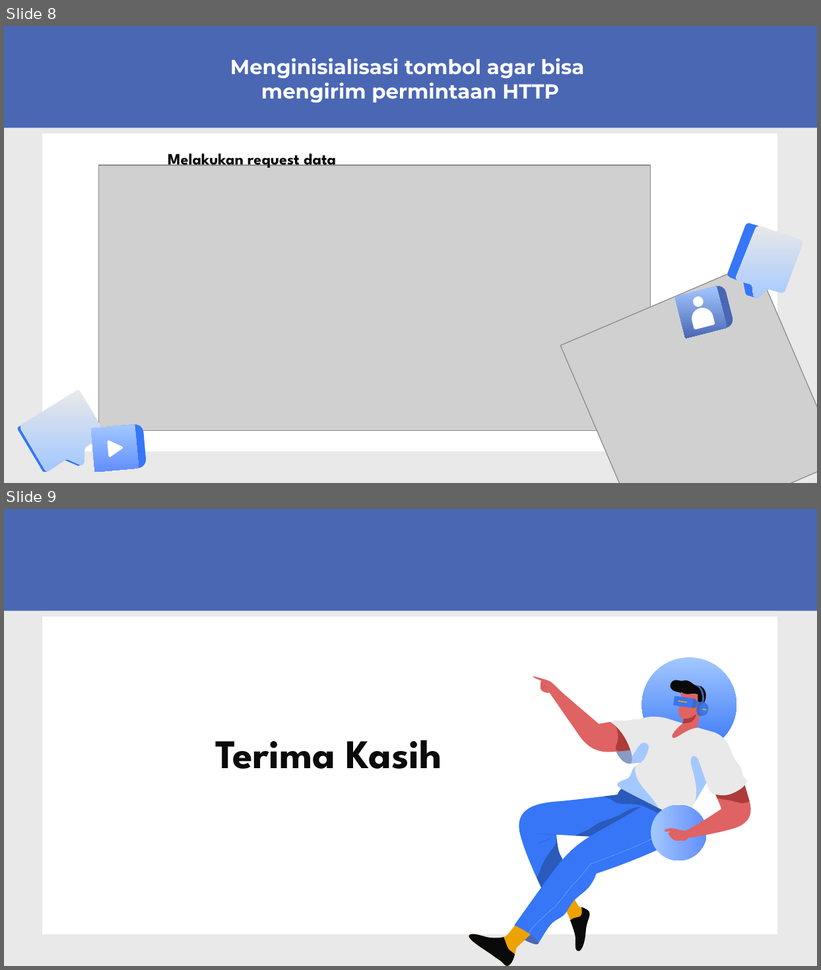
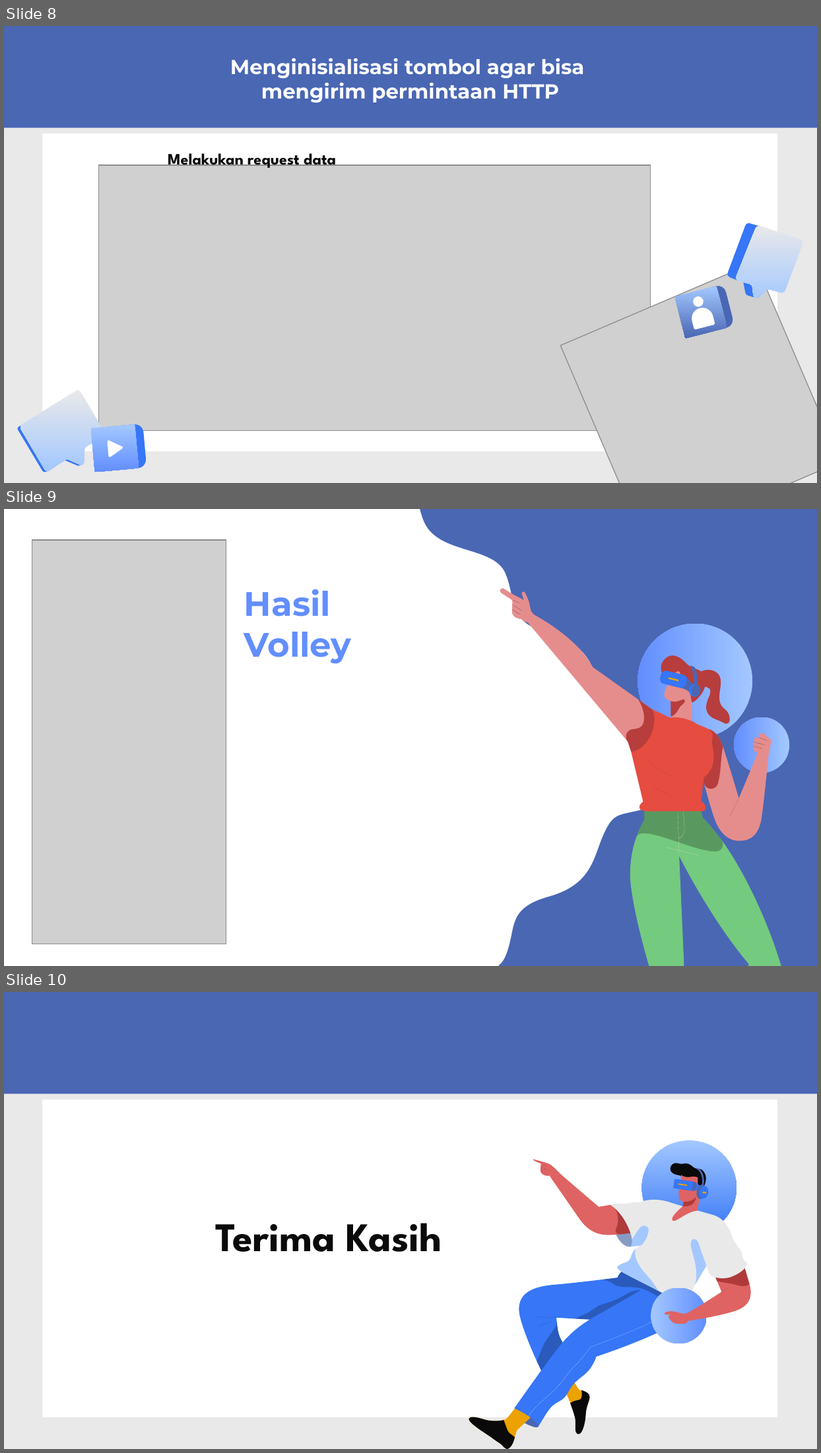
Before and after one commit to GaniFR/KS5-Volley-Example, a slide deck: VOLLEY_KELOMPOK 2.pptx. Shown one above the other, each under a label of ours: slides 8 and 9 before the commit, slides 8, 9 and 10 after it. The pictures are 821x970 and 821x1453 pixels, drawn with LibreOffice and Linux fonts; fonts in the diff are those of the drawing; grey boxes stand for pictures. Boxes give left, top, right and bottom in pixels: in the first picture for what was removed or moved away, otherwise in the second. Text is boxed around its words. In the diff, an @@ line names an element or a change of style, - is before the commit and + after.

```diff
--- a/VOLLEY_KELOMPOK 2.pptx
+++ b/VOLLEY_KELOMPOK 2.pptx
@@ slide 9 added at (4, 509, 817, 966), background #4A67B4 @@
@@ rounded rectangle added at (4, 509, 344, 966), fill #FFFFFF @@
@@ freeform shape added at (337, 509, 675, 966), fill #FFFFFF @@
@@ picture added at (32, 540, 226, 944) @@
@@ title added at (244, 589, 351, 664), 30 pt, text #628EFF, bold @@
+Hasil
+Volley
@@ freeform shape added at (638, 624, 753, 738), fill gradient #A3C8FF to #628EFF @@
@@ group added at (500, 589, 817, 966): 30 freeform shapes @@
@@ freeform shape added at (734, 717, 789, 772), fill gradient #A3C8FF to #628EFF @@
@@ what was slide 9 is now slide 10 @@
```
